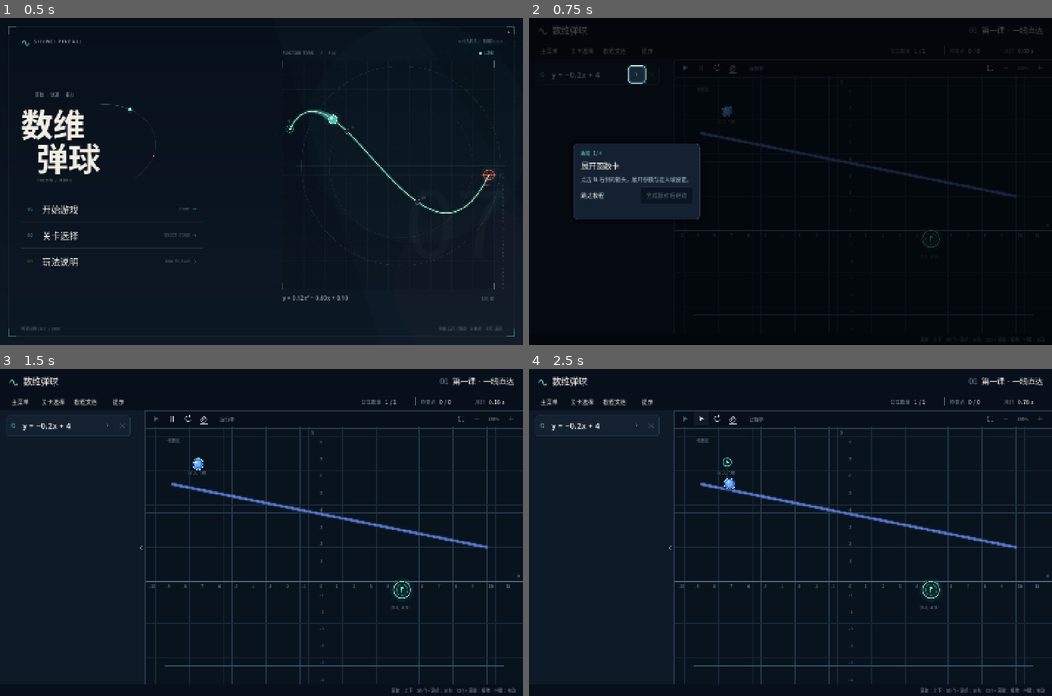
Above: before the commit, frames 1-4 (two rows, left to right).
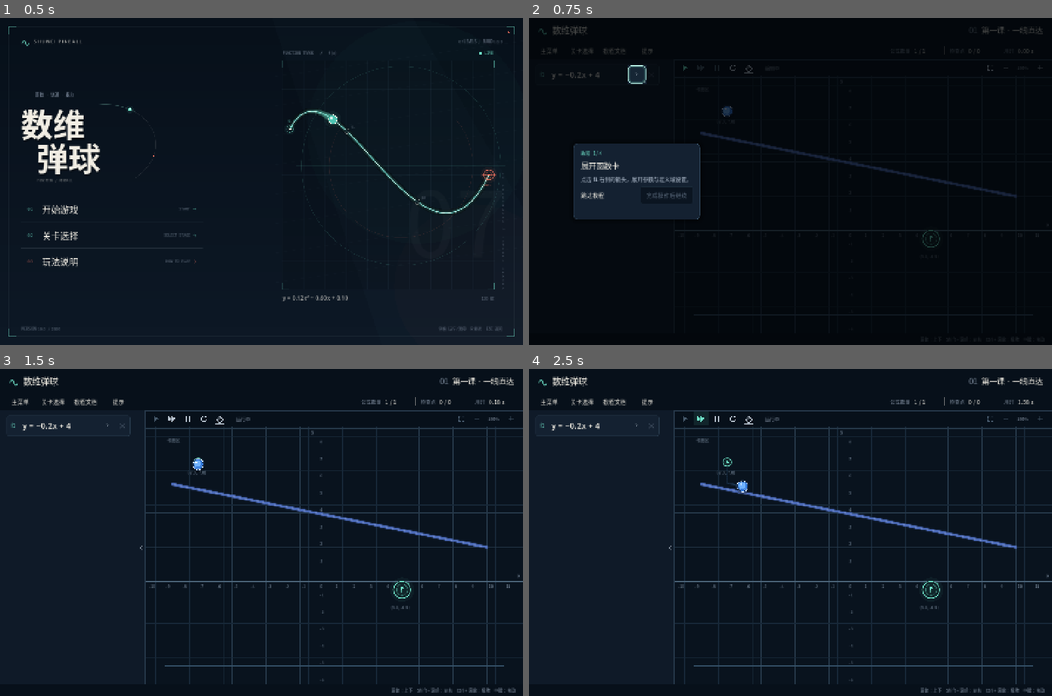
Above: after the commit, the same moments.

Repository: Quan-s-Fried-Rice-with-Chong/Graph-Ball
Game: Godot game, scene res://scenes/main.tscn
The game is run twice, just before and just after one commit, with the same random seed, the same clock (stepped at 60 frames per second) and the same inputs.
Inputs (mouse positions are in pixels of both pictures, inside the frame that each line leads up to):
- Up to frame 1 (0.5 s): no input
- Up to frame 2 (0.75 s): tap Enter at 0.5 s; move the mouse to (905, 165) at 0.52 s; tap R at 0.6 s; click (905, 165) at 0.67 s
- Up to frame 3 (1.5 s): tap Space at 0.77 s; click (156, 418) at 1.25 s
- Up to frame 4 (2.5 s): click (701, 418) at 2.02 s

Frame 1 is identical in both runs. In frame 2, less than 0.1% of the frame differs, in the area x 35-45%, y 14-17%; in frame 3, 0.1%; in frame 4, 0.3%, in the area x 32-95%, y 9-39%.

Commit message:
feat: 增加二倍速运行按钮

Diff:
--- a/scenes/main.tscn
+++ b/scenes/main.tscn
@@ -288,6 +288,17 @@
 symbol = "play"
 highlighted = true
 
+[node name="SpeedButton" type="Button" parent="GamePage/Layout/Workspace/Canvas/Toolbar/Margin/Row"]
+unique_name_in_owner = true
+layout_mode = 2
+custom_minimum_size = Vector2(40, 38)
+theme_type_variation = &"ToolButton"
+tooltip_text = "二倍速运行"
+disabled = true
+toggle_mode = true
+script = ExtResource("6")
+symbol = "fast_forward"
+
 [node name="PauseButton" type="Button" parent="GamePage/Layout/Workspace/Canvas/Toolbar/Margin/Row"]
 unique_name_in_owner = true
 layout_mode = 2
--- a/scripts/ui/icon_button.gd
+++ b/scripts/ui/icon_button.gd
@@ -26,6 +26,9 @@
 		"pause":
 			draw_rect(Rect2(c + Vector2(-6, -8), Vector2(4, 16)), color)
 			draw_rect(Rect2(c + Vector2(2, -8), Vector2(4, 16)), color)
+		"fast_forward":
+			draw_colored_polygon(PackedVector2Array([c + Vector2(-11, -8), c + Vector2(-1, 0), c + Vector2(-11, 8)]), color)
+			draw_colored_polygon(PackedVector2Array([c + Vector2(0, -8), c + Vector2(10, 0), c + Vector2(0, 8)]), color)
 		"retry":
 			_draw_rotation(c, 20.0, 300.0, color)
 		"reset":
--- a/scripts/ui/main.gd
+++ b/scripts/ui/main.gd
@@ -7,6 +7,7 @@
 const SIDEBAR_WIDTH := 400.0
 const SIDEBAR_COLLAPSED_WIDTH := 26.0
 const SIDEBAR_ANIMATION_TIME := 0.24
+const DOUBLE_SPEED := 2.0
 
 @onready var formula_panel = %FormulaPanel
 @onready var sidebar: PanelContainer = %Sidebar
@@ -30,6 +31,7 @@
 var _sidebar_collapsed := false
 var _sidebar_tween: Tween
 var _tutorial_seen: Dictionary = {}
+var _double_speed_enabled := false
 
 func _ready() -> void:
 	get_window().title = "数维弹球"
@@ -55,6 +57,7 @@
 	adapter.validation_failed.connect(func(message: String): %StatusMessage.text = message)
 	%RunButton.pressed.connect(start_run)
 	%PauseButton.pressed.connect(adapter.pause_or_resume)
+	%SpeedButton.toggled.connect(_on_speed_toggled)
 	%RetryButton.pressed.connect(retry_run)
 	%ResetButton.pressed.connect(reset_level)
 	%ToggleSidebarButton.pressed.connect(toggle_sidebar)
@@ -201,10 +204,34 @@
 	%PauseButton.disabled = not locked
 	%PauseButton.symbol = "play" if state == "paused" else "pause"
 	%PauseButton.tooltip_text = "继续（空格）" if state == "paused" else "暂停（空格）"
+	%SpeedButton.disabled = not locked
+	if not locked:
+		_set_double_speed(false)
+	else:
+		_apply_time_scale()
 	%RunButton.queue_redraw()
 	%PauseButton.queue_redraw()
+	%SpeedButton.queue_redraw()
 	var names := {"editing": "编辑中", "running": "运行中", "paused": "已暂停", "success": "已通关", "failed": "待调整"}
 	%StateLabel.text = names.get(state, state)
+
+func _on_speed_toggled(enabled: bool) -> void:
+	_set_double_speed(enabled)
+	_apply_time_scale()
+
+func _set_double_speed(enabled: bool) -> void:
+	_double_speed_enabled = enabled
+	if %SpeedButton.button_pressed != enabled:
+		%SpeedButton.set_pressed_no_signal(enabled)
+	%SpeedButton.highlighted = enabled
+	%SpeedButton.tooltip_text = "恢复一倍速" if enabled else "二倍速运行"
+	%SpeedButton.queue_redraw()
+
+func _apply_time_scale() -> void:
+	Engine.time_scale = DOUBLE_SPEED if _double_speed_enabled and adapter.state == "running" else 1.0
+
+func _exit_tree() -> void:
+	Engine.time_scale = 1.0
 
 func _on_run_finished(result: Dictionary) -> void:
 	tutorial_overlay.stop(false)
--- a/tests/runtime_smoke_test.gd
+++ b/tests/runtime_smoke_test.gd
@@ -79,8 +79,25 @@
 			check(ui.tutorial_overlay.get_current_step().target == "formula_parameters", "Tutorial advances after template switch")
 		check(ui.formula_panel.set_formulas(ui.levels[i].reference_formulas).is_empty(), "Apply reference")
 		await physics_frame
+		var speed_button: Button = ui.get_node("%SpeedButton")
+		check(speed_button.disabled and Engine.time_scale == 1.0, "Speed disabled while editing")
 		ui.start_run()
 		check(ui.adapter.state == "running" and ui.graph.view_locked, "Run locks UI")
+		if i == 0:
+			speed_button.button_pressed = true
+			await physics_frame
+			check(not speed_button.disabled and Engine.time_scale == 2.0, "Double speed applies while running")
+			var fast_time: float = ui.adapter.core.elapsed_time
+			await physics_frame
+			check(ui.adapter.core.elapsed_time > fast_time, "Double speed advances simulation")
+			ui.adapter.pause_or_resume()
+			await physics_frame
+			check(ui.adapter.state == "paused" and Engine.time_scale == 1.0, "Pause restores UI time scale")
+			ui.adapter.pause_or_resume()
+			await physics_frame
+			check(ui.adapter.state == "running" and Engine.time_scale == 2.0, "Resume keeps selected speed")
+			speed_button.button_pressed = false
+			check(Engine.time_scale == 1.0, "Disabling double speed restores normal rate")
 		if i == 0:
 			for frame in 120:
 				await physics_frame
@@ -105,6 +122,7 @@
 		check(ui.adapter.reached.count(true) == ui.adapter.reached.size(), "All checkpoints")
 		check(not ui.adapter.core.game_world.running and ui.adapter.core.game_world.ball.freeze, "Success freezes ball immediately")
 		check(ui.result_dialog.visible, "Result visible")
+		check(speed_button.disabled and Engine.time_scale == 1.0, "Speed resets after run ends")
 		check(ui.result_dialog.summary.text.split("\n").size() == 4, "Result summary has four rows")
 		check(not ui.result_dialog.summary.text.contains("检查点") and not ui.result_dialog.summary.text.contains("公式越少"), "Result summary is concise")
 		check(ui.adapter.last_result.saved, "Saved progress")
Not shown, changed: README.md
